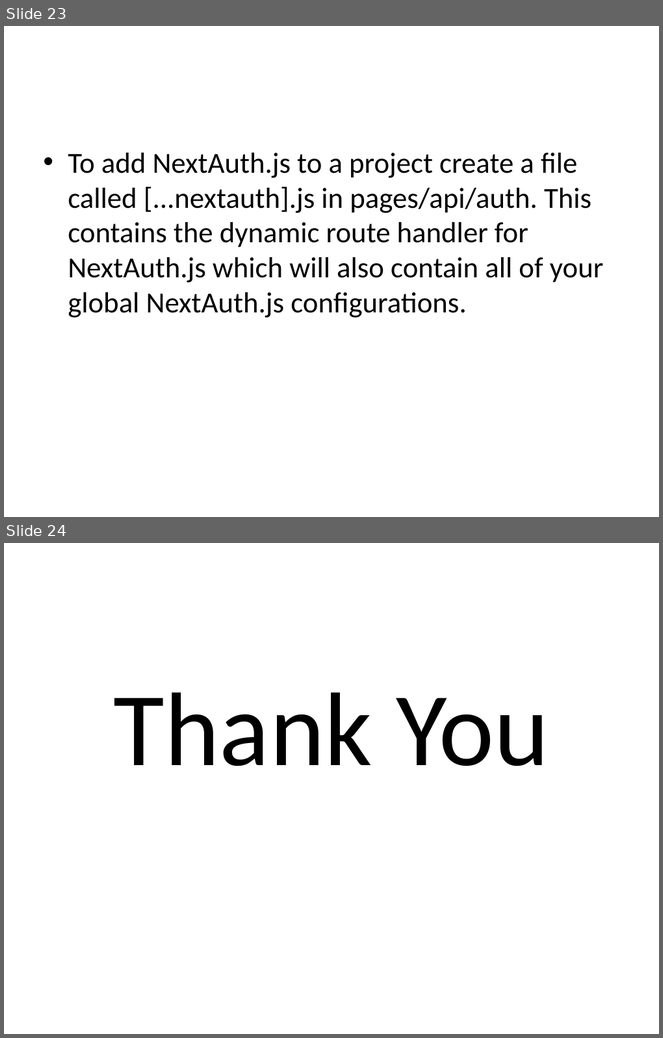
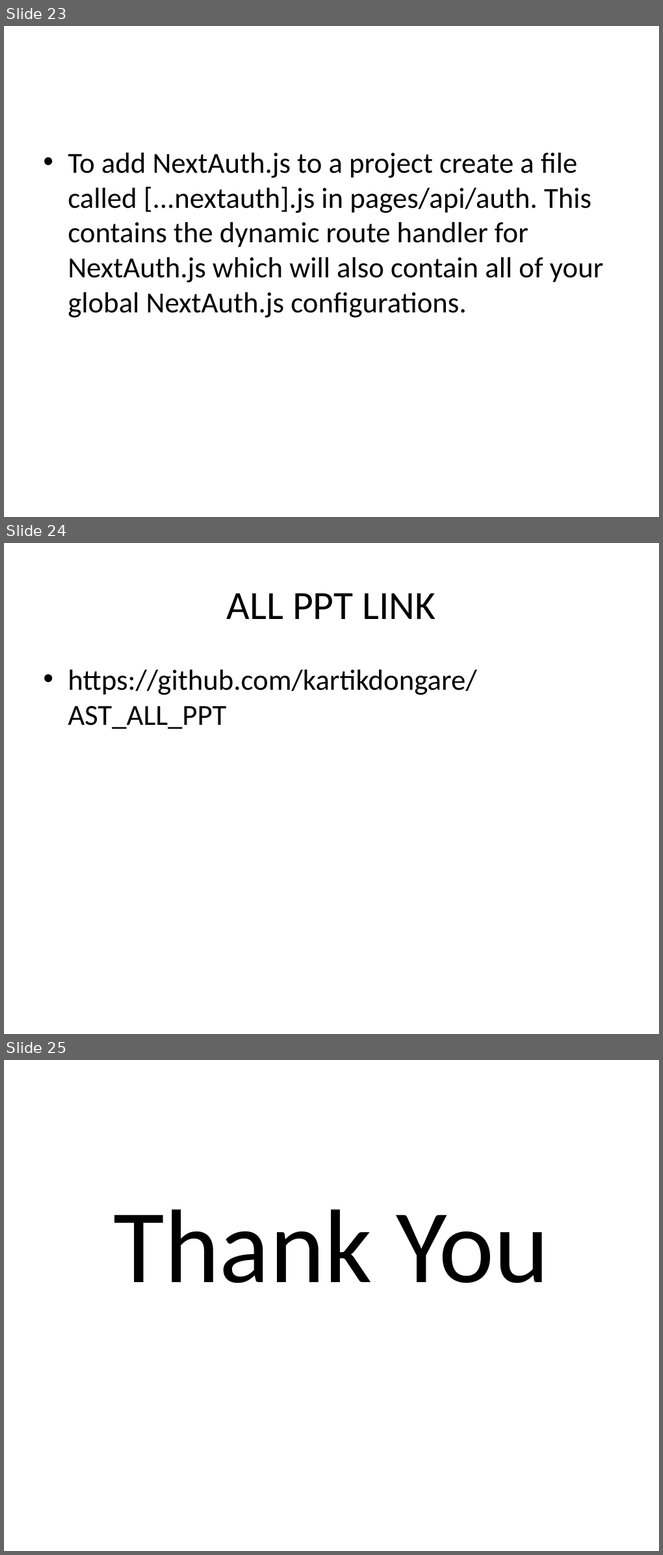
Before and after one commit to kartikdongare/AST_ALL_PPT, a slide deck: ALL TASK PPT.pptx. Shown one above the other, each under a label of ours: slides 23 and 24 before the commit, slides 23, 24 and 25 after it. The pictures are 663x1038 and 663x1555 pixels, drawn with LibreOffice and Linux fonts; fonts in the diff are those of the drawing. Boxes give left, top, right and bottom in pixels: in the first picture for what was removed or moved away, otherwise in the second. Text is boxed around its words. In the diff, an @@ line names an element or a change of style, - is before the commit and + after.

```diff
--- a/ALL TASK PPT.pptx
+++ b/ALL TASK PPT.pptx
@@ slide 24 added at (4,543,659,1034), background #FFFFFF @@
@@ title added at (227,593,436,619), 44 pt, text #000000 @@
+ALL PPT LINK
@@ text added at (68,670,477,729), 32 pt, text #000000 @@
+• https://github.com/kartikdongare/AST_ALL_PPT
@@ what was slide 24 is now slide 25 @@
```
Also in this commit, not shown: 7 slides changed.
